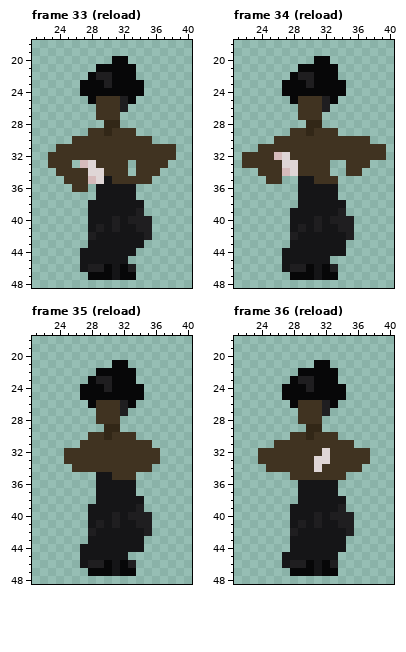
One commit to this pixel-art file: Assets/Resources/Sprites/player.aseprite. That is the earlier state.
64x64 pixels, 41 frames. Colours within 5 levels of each other are drawn and written as one. Shown: frame 33 (reload): x 21..40, y 18..48; frame 34 (reload): x 21..40, y 18..48; frame 35 (reload): x 21..40, y 18..48; frame 36 (reload): x 21..40, y 18..48. The commit also changed other frames, which this record leaves out.
After the commit:
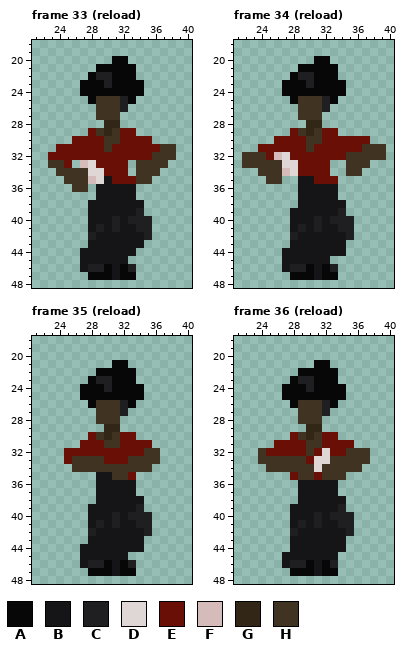
Palette (. is transparent): A #070708  B #151517  C #1f1e20  D #dfd6d6  E #690f06  F #d6bbbb  G #322717  H #403321
The exact change:
Changed rows in their new state; - is an unchanged pixel.
Frame 33 (reload), layer "Layer 1":
first column x 23:
29 -----E---EE---
30 ---EEEE--EEEE-
31 -EEEEEE-EEEEEE
32 EEEEEEEEEEEEE-
33 --E---EEEE----
34 -------EEE----
35 --------EEE---
Frame 34 (reload), layer "Layer 1":
first column x 24:
29 ----E---EE----
30 --EEEE--EEEEEE
31 EEEEEE-EEEEEE-
32 -E--EEEEEEE---
33 -----EEEE-----
34 -----EEEE-----
35 -------EEE----
Frame 35 (reload), layer "Layer 1":
first column x 25:
30 ---E---EE--
31 --EEE--EEEE
32 EEEEEEEEEE-
33 E----EEE---
35 --------E--
Frame 36 (reload), layer "Layer 1":
first column x 25:
30 ---E---EE--
31 -EEEE--EEEE
32 EEEEE-E-EE-
33 -----E-----
35 ---E--E----
Pixel boxes of the changes (left, top, right, bottom) in both pictures:
changed: (48, 128, 160, 184)
changed: (258, 128, 370, 184)
changed: (64, 432, 152, 480)
changed: (266, 432, 354, 480)
